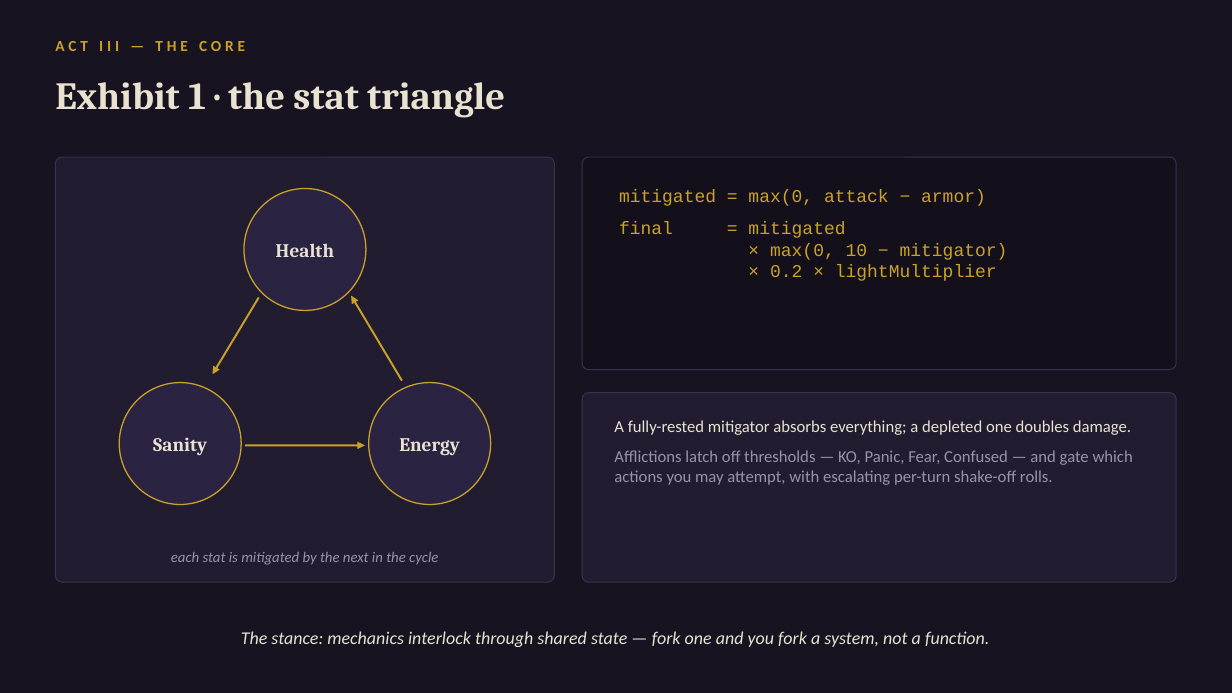
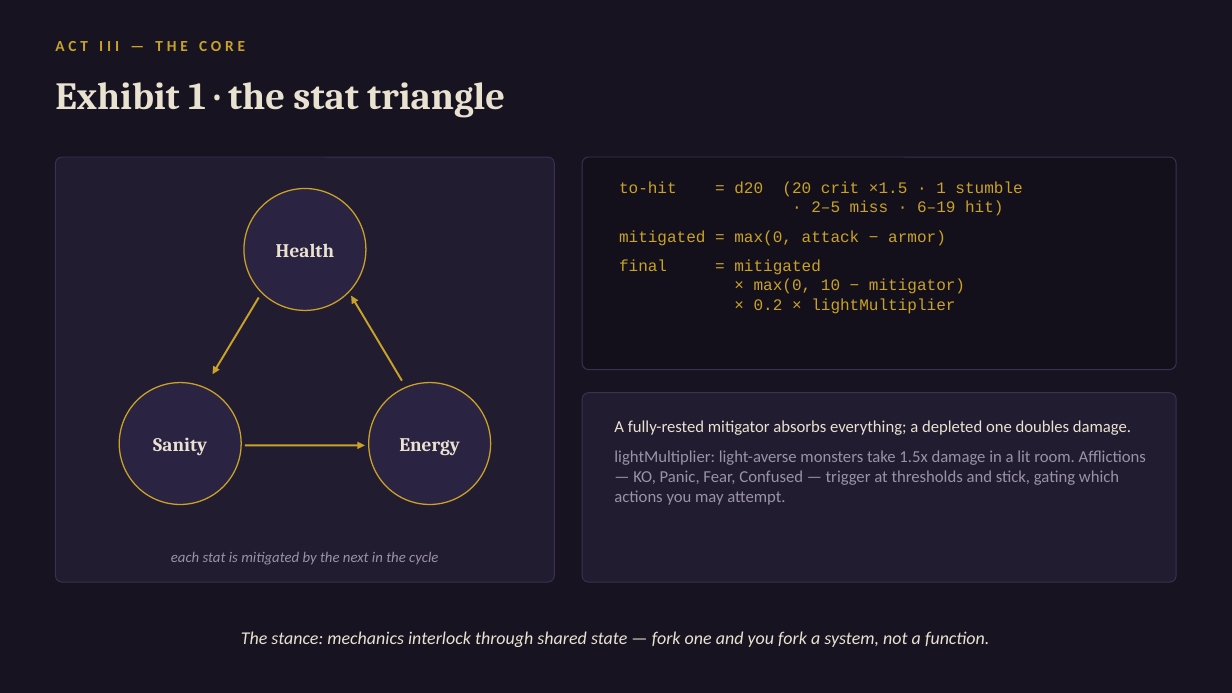
Before and after one commit to daniel0mullins/WickedWays, a slide deck: slide 7 of docs/talks/decks/04-deep-dive.pptx. Drawn at 1232x693 pixels with LibreOffice and Linux fonts; fonts in the diff are those of the drawing. Boxes give left, top, right and bottom in pixels: in the first picture for what was removed or moved away, otherwise in the second. Text is boxed around its words. In the diff, an @@ line names an element or a change of style, - is before the commit and + after.

```diff
--- a/docs/talks/decks/04-deep-dive.pptx
+++ b/docs/talks/decks/04-deep-dive.pptx
@@ text "to-hit = d20 (20 crit ..." moved from (x1=619, y1=190, x2=1008, y2=281) to (x1=619, y1=181, x2=1022, y2=314) @@
@@ text at (x1=619, y1=181, x2=1022, y2=216): paragraphs added @@
+to-hit = d20 (20 crit ×1.5 · 1 stumble
+· 2–5 miss · 6–19 hit)
@@ text at (x1=619, y1=230, x2=965, y2=314): size 14 to 12.5 pt in "mitigated = max(0, attack − armor)", "final = mitigated", "× max(0, 10 − mitigator)", "× 0.2 × lightMultiplier" @@
@@ text at (x1=614, y1=450, x2=1146, y2=505): text changed @@
-Afflictions latch off thresholds — KO, Panic, Fear, Confused — and gate which actions you may attempt, with escalating per-turn shake-off rolls.
+lightMultiplier: light-averse monsters take 1.5x damage in a lit room. Afflictions — KO, Panic, Fear, Confused — trigger at thresholds and stick, gating which actions you may attempt.
```
Also in this commit, not shown: 9 other slides changed, 7 other files.
